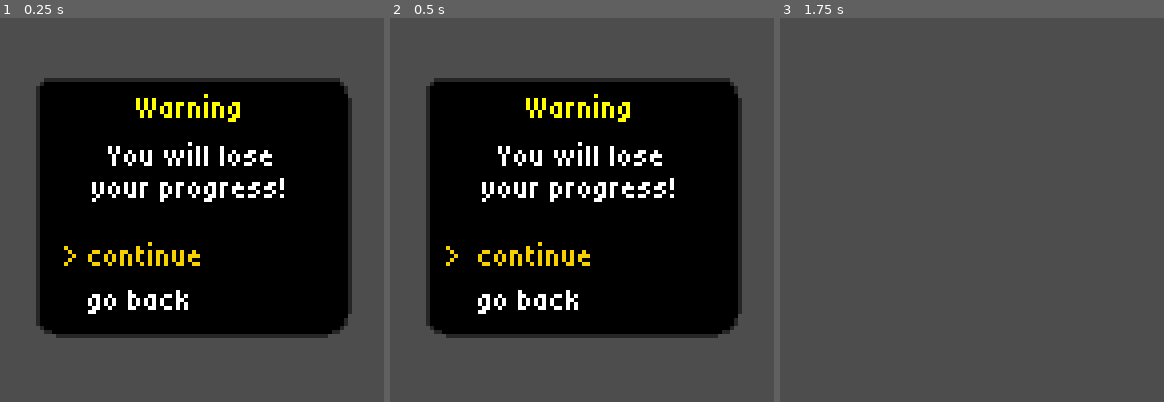
Above: before the commit, frames 1-3 (left to right).
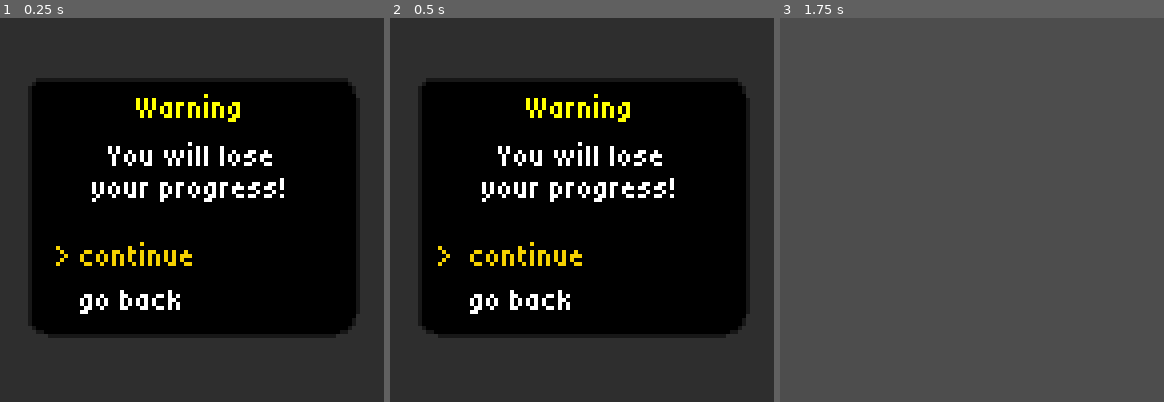
Above: after the commit, the same moments.

Repository: Someone68/cozyfall
Game: Godot game, scene res://scenes/warn.tscn
Two runs of this game, one before a commit and one after it. Both use one fixed random seed, a clock stepped at 60 frames per second and the inputs below. This scene is started directly instead of the project's main scene.
Inputs:
- Up to frame 1 (0.25 s): no input
- Up to frame 2 (0.5 s): no input
- Up to frame 3 (1.75 s): tap Enter (ui_accept) at 0.5, 0.77, 1.25, 1.52 s; hold Right (ui_right) 0.53-1.28 s; hold Z (tunnel) 0.53-1.28 s; hold Down (ui_down) from 1.28 s (still down); tap Z (tunnel) at 1.35 s

The runs differ from the first frame. In frame 1, 47% of the frame differs, in the area x 0-100%, y 0-100%; in frame 2, 47%; in frame 3, nothing differs.

Commit message:
change warn screen style and add level complete

Diff:
--- /dev/null
+++ b/scenes/level_complete.tscn
@@ -0,0 +1,46 @@
+[gd_scene format=3 uid="uid://xm7nsaofr3fu"]
+
+[ext_resource type="Theme" uid="uid://cdv0csb0dp43j" path="res://themes/menu_theme.tres" id="1_2e2w2"]
+[ext_resource type="Script" uid="uid://bj1l3eywjtgxf" path="res://scripts/death_screen.gd" id="2_rovvh"]
+[ext_resource type="PackedScene" uid="uid://b3ywq4cn53b52" path="res://scenes/select_menu.tscn" id="3_3oeyx"]
+
+[node name="LevelComplete" type="Control" unique_id=128950255]
+process_mode = 3
+z_index = 10
+layout_mode = 3
+anchors_preset = 15
+anchor_right = 1.0
+anchor_bottom = 1.0
+grow_horizontal = 2
+grow_vertical = 2
+theme = ExtResource("1_2e2w2")
+script = ExtResource("2_rovvh")
+
+[node name="ColorRect" type="ColorRect" parent="." unique_id=1687184408]
+layout_mode = 0
+offset_right = 96.0
+offset_bottom = 96.0
+color = Color(0, 0, 0, 0.69803923)
+
+[node name="VBoxContainer" type="VBoxContainer" parent="." unique_id=1188982227]
+layout_mode = 0
+offset_left = 8.0
+offset_top = 8.0
+offset_right = 88.0
+offset_bottom = 88.0
+theme_override_constants/separation = 7
+
+[node name="Label" type="Label" parent="VBoxContainer" unique_id=1437285927]
+layout_mode = 2
+theme_override_colors/font_color = Color(0.06216588, 0.65299, 0.1327714, 1)
+text = "level passed!"
+horizontal_alignment = 1
+
+[node name="SelectMenu" parent="VBoxContainer" unique_id=647501129 instance=ExtResource("3_3oeyx")]
+layout_mode = 2
+
+[node name="TryAgain" type="Label" parent="VBoxContainer/SelectMenu" unique_id=284757862]
+layout_mode = 2
+text = "continue"
+
+[connection signal="item_selected" from="VBoxContainer/SelectMenu" to="." method="_on_select_menu_item_selected"]
--- a/scenes/warn.tscn
+++ b/scenes/warn.tscn
@@ -24,13 +24,19 @@
 theme = ExtResource("1_u2cf7")
 script = ExtResource("2_u2cf7")
 
+[node name="ColorRect" type="ColorRect" parent="." unique_id=1311269197]
+layout_mode = 0
+offset_right = 96.0
+offset_bottom = 96.0
+color = Color(0, 0, 0, 0.39215687)
+
 [node name="MarginContainer" type="MarginContainer" parent="." unique_id=321872662]
 layout_mode = 0
 offset_right = 96.0
 offset_bottom = 96.0
-theme_override_constants/margin_left = 9
+theme_override_constants/margin_left = 7
 theme_override_constants/margin_top = 15
-theme_override_constants/margin_right = 9
+theme_override_constants/margin_right = 7
 theme_override_constants/margin_bottom = 17
 
 [node name="Panel" type="Panel" parent="MarginContainer" unique_id=1151891582]
